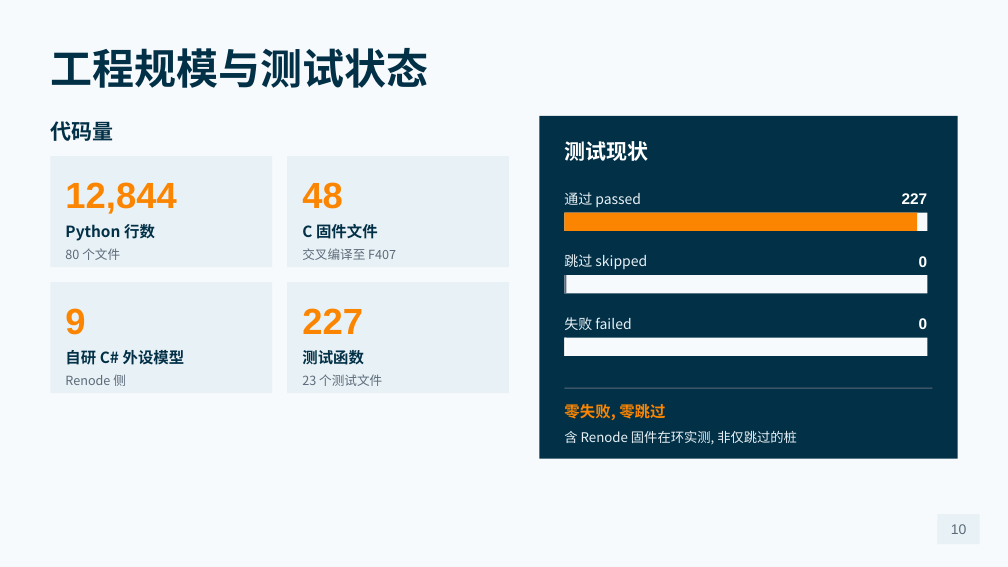
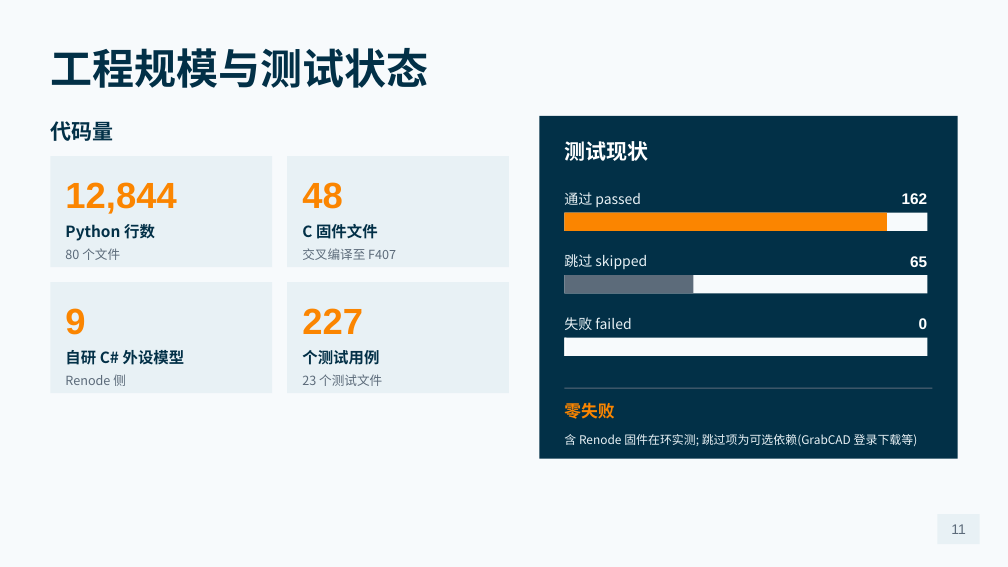
Before and after one commit to superfansizhe-beep/mujoco-renode-twin, a slide deck: slide 11 of docs/mujoco-renode-twin-defense.pptx (slide 10 before the commit). Drawn at 1008x567 pixels with LibreOffice and Linux fonts; fonts in the diff are those of the drawing. Boxes give left, top, right and bottom in pixels: in the first picture for what was removed or moved away, otherwise in the second. Text is boxed around its words. In the diff, an @@ line names an element or a change of style, - is before the commit and + after.

```diff
--- a/docs/mujoco-renode-twin-defense.pptx
+++ b/docs/mujoco-renode-twin-defense.pptx
@@ text at <box>902,193,928,204</box>: text changed @@
-227
+162
@@ rectangle: place and size @@
-rectangle at <box>564,213,917,231</box>
+rectangle at <box>564,213,887,231</box>
@@ text at <box>910,256,927,267</box>: text changed @@
-0
+65
@@ rectangle: place and size @@
-rectangle at <box>564,275,566,293</box>
+rectangle at <box>564,275,694,293</box>
@@ rectangle at <box>564,275,694,293</box>: proportions changed @@
@@ text at <box>302,350,379,365</box>: text changed @@
-测试函数
+个测试用例
@@ text at <box>564,402,614,419</box>: text changed; size 11 to 12 pt @@
-零失败, 零跳过
+零失败
@@ text at <box>564,434,918,446</box>: text changed; size 9.5 to 8.5 pt @@
-含 Renode 固件在环实测, 非仅跳过的桩
+含 Renode 固件在环实测; 跳过项为可选依赖(GrabCAD 登录下载等)
@@ text at <box>951,524,965,534</box>: text changed @@
-10
+11
```
Also in this commit, not shown: 3 other slides changed, 1 slide added, 6 other files.
